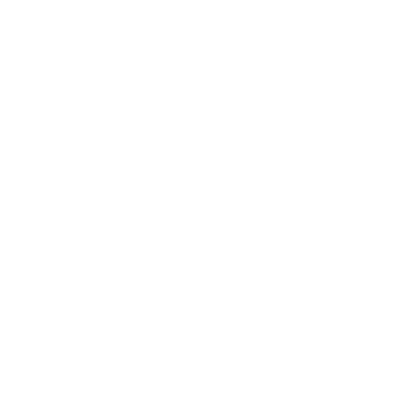
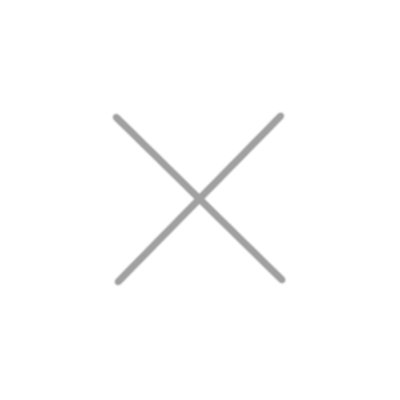
Layer changes from the first 400 × 400 image to the second:
added layer "图层 1 副本" above "图层 1" over (x1=112, y1=111, x2=287, y2=287)
added layer "图层 1" above "pause 副本" over (x1=111, y1=111, x2=287, y2=286)
renamed "图层 1 副本" to "pause", hid it, painted on it over (x1=168, y1=158, x2=233, y2=239)
hid "circle" over (x1=111, y1=111, x2=287, y2=287)
